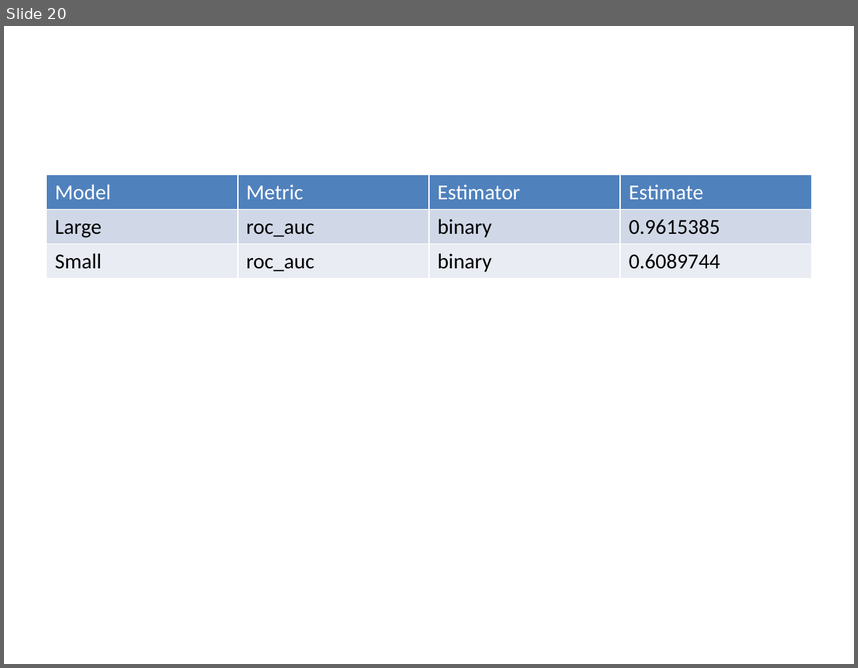
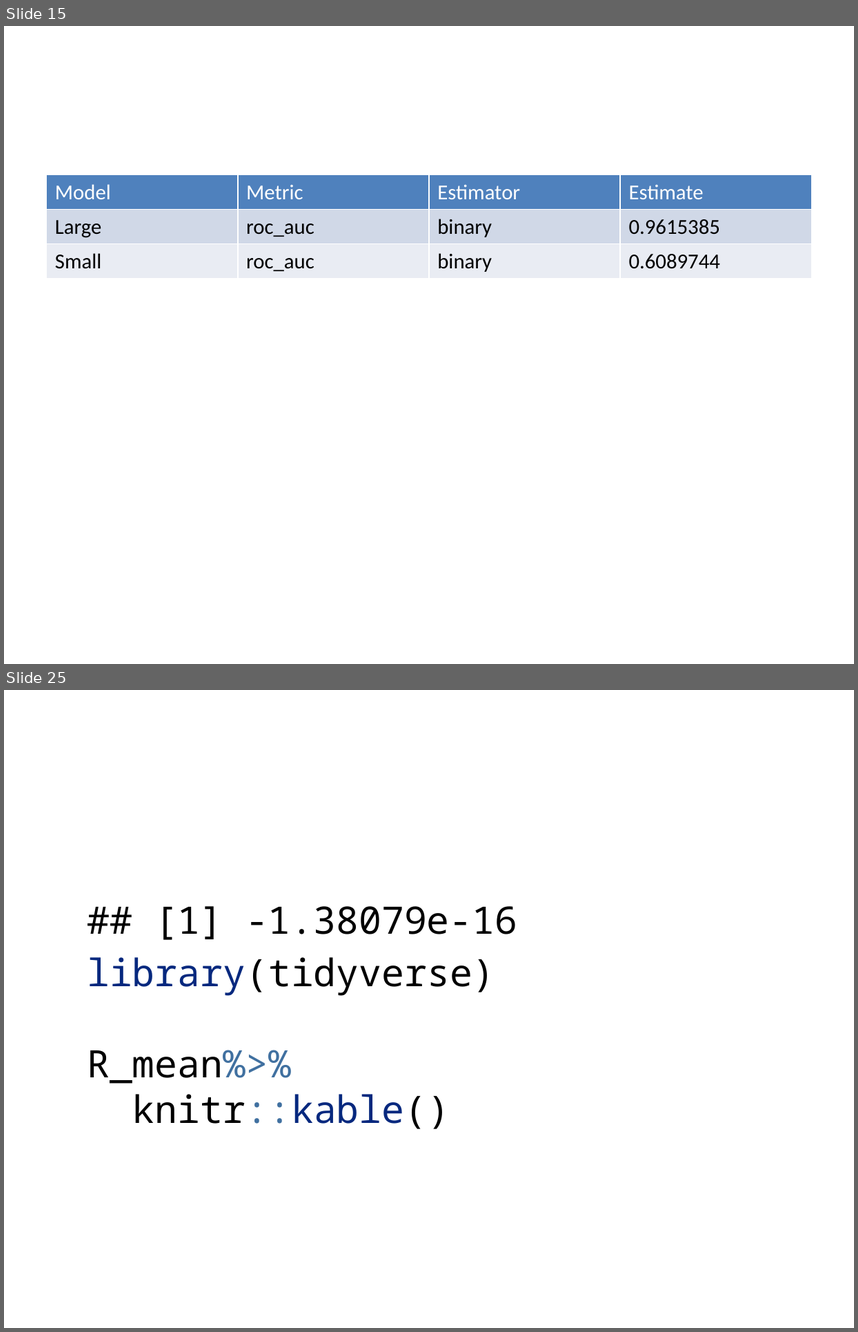
Before and after one commit to STA198F2021/save-the-best-for-last, a slide deck: Powerpoint-presentation.pptx. Shown one above the other, each under a label of ours: slide 20 before the commit, slides 15 and 25 after it; the slides between them are not shown. The pictures are 858x668 and 858x1332 pixels, drawn with LibreOffice and Linux fonts; fonts in the diff are those of the drawing. Boxes give left, top, right and bottom in pixels: in the first picture for what was removed or moved away, otherwise in the second. Text is boxed around its words. In the diff, an @@ line names an element or a change of style, - is before the commit and + after.

```diff
--- a/Powerpoint-presentation.pptx
+++ b/Powerpoint-presentation.pptx
@@ slide 25 added at box(4, 690, 854, 1328), background #FFFFFF @@
@@ text added at box(87, 906, 517, 1129), 32 pt, text #000000 @@
+## [1] -1.38079e-16
+library(tidyverse)
+R_mean%>%
+knitr::kable()
@@ what was slide 20 is now slide 15 @@
```
Also in this commit, not shown: 6 slides changed, 21 other slides added, 4 slides removed, 2 other files.
